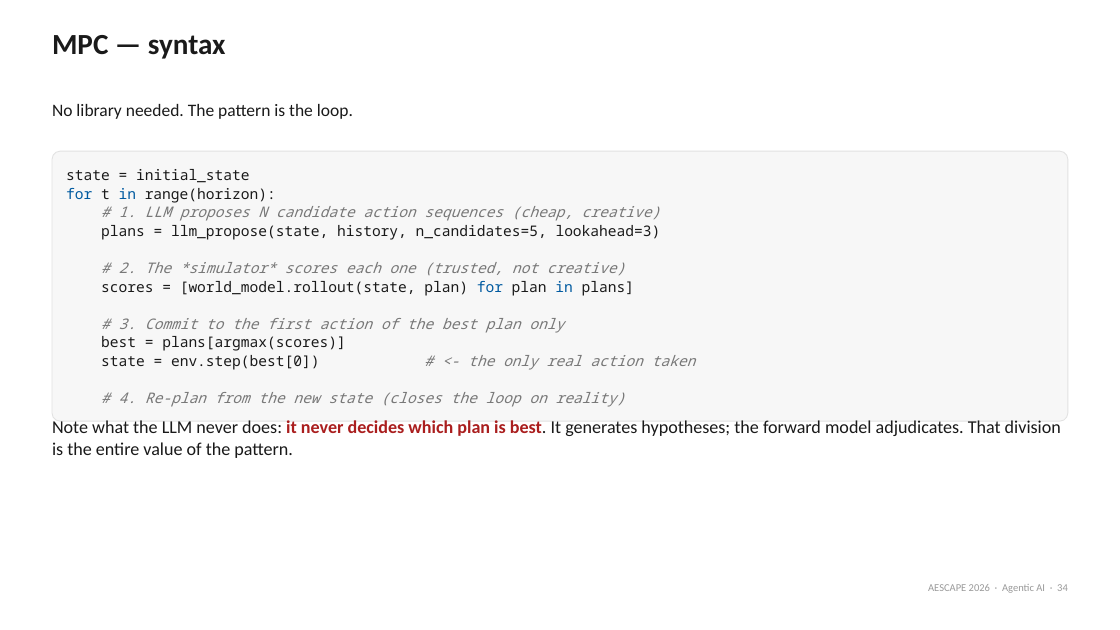
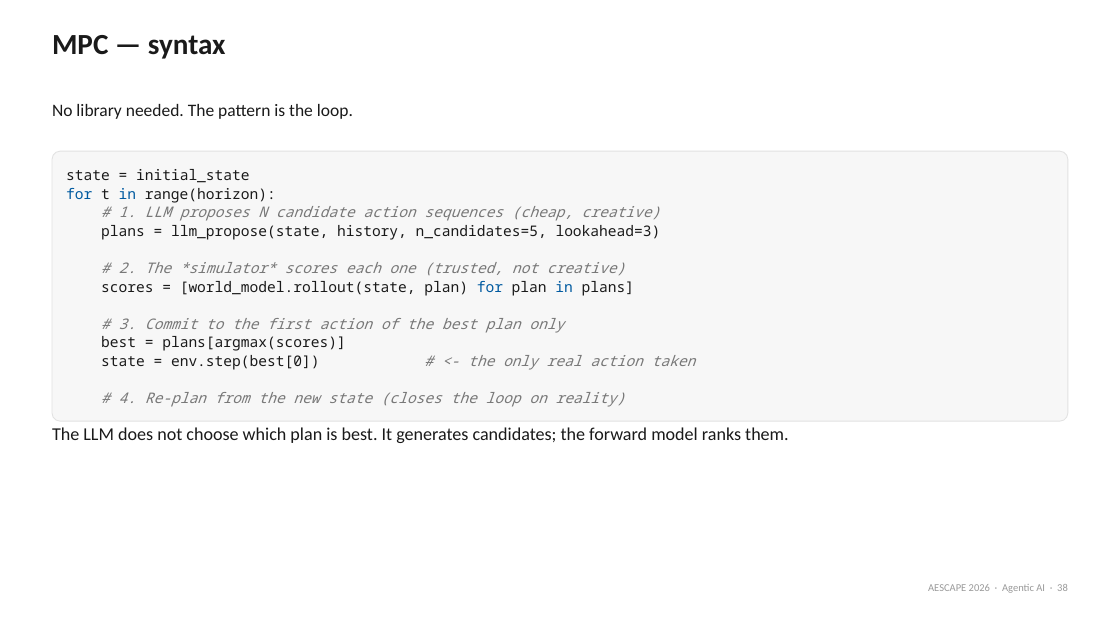
Before and after one commit to natrask/AESCAPE, a slide deck: slide 38 of slides/agentic_ai_intro.pptx (slide 34 before the commit). Drawn at 1120x630 pixels with LibreOffice and Linux fonts; fonts in the diff are those of the drawing. Boxes give left, top, right and bottom in pixels: in the first picture for what was removed or moved away, otherwise in the second. Text is boxed around its words. In the diff, an @@ line names an element or a change of style, - is before the commit and + after.

```diff
--- a/slides/agentic_ai_intro.pptx
+++ b/slides/agentic_ai_intro.pptx
@@ text at bbox=[52, 427, 788, 443]: text changed @@
-Note what the LLM never does: it never decides which plan is best. It generates hypotheses; the forward model adjudicates. That division is the entire value of the pattern.
+The LLM does not choose which plan is best. It generates candidates; the forward model ranks them.
```
Also in this commit, not shown: 23 other slides changed, 10 slides added, 17 slides removed, 1 other file.
